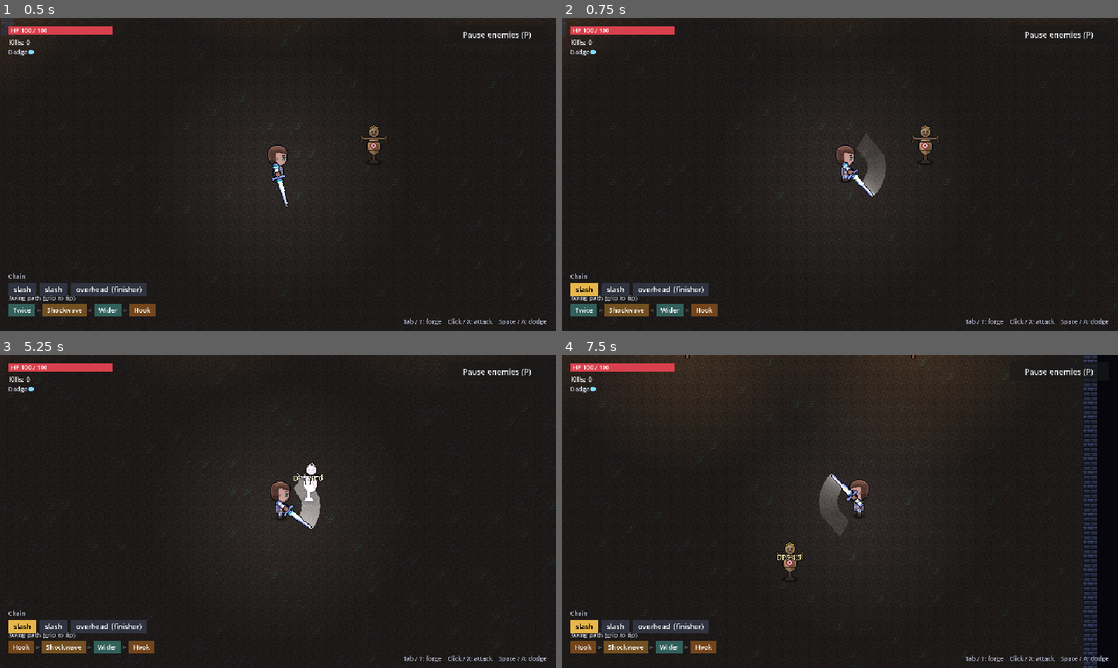
Above: before the commit, frames 1-4 (two rows, left to right).
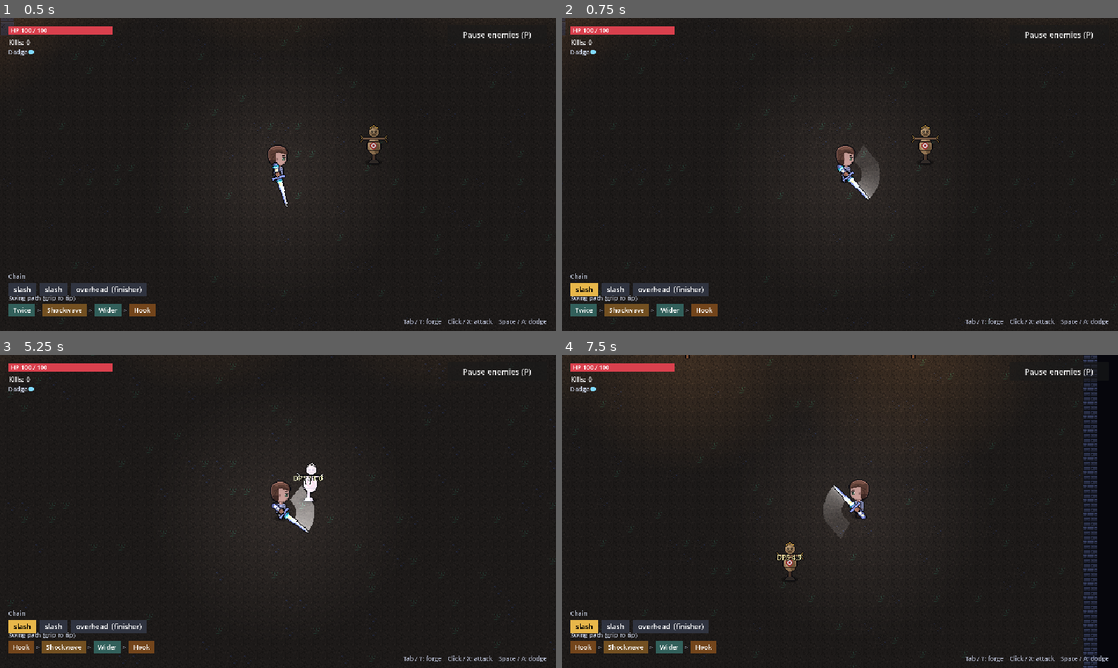
Above: after the commit, the same moments.

Repository: Durrannus/Modular-weapon-prototype
Game: Godot game, scene res://scenes/main.tscn
The game is run twice, just before and just after one commit, with the same random seed, the same clock (stepped at 60 frames per second) and the same inputs.
Inputs (mouse positions are in pixels of both pictures, inside the frame that each line leads up to):
- Up to frame 1 (0.5 s): no input
- Up to frame 2 (0.75 s): tap Enter (menu_place) at 0.5 s; move the mouse to (962, 158) at 0.52 s; hold D (move_right) from 0.53 s (still down); click (962, 158) at 0.6 s
- Up to frame 3 (5.25 s): move the mouse to (166, 527) at 1.27 s; release D (move_right) at 1.28 s; hold Escape (menu_back) 1.28-2.03 s; tap Tab (build) at 1.35 s; tap Space (dash) at 2, 2.1, 4.25 s; move the mouse to (333, 442) at 2.02 s; hold D (move_right) 2.03-2.78 s; move the mouse to (250, 574) at 2.77 s; hold W (move_up) 2.78-3.53 s; tap P (toggle_spawning) at 2.85 s; click (250, 574) at 2.92 s; tap Enter (menu_place) at 3.5 s; move the mouse to (444, 558) at 3.52 s; hold A (move_left) 3.53-5.03 s; tap Shift at 3.6 s; move the mouse to (111, 464) at 4.27 s; tap Backspace at 4.35 s; move the mouse to (305, 511) at 5.02 s; hold Escape (menu_back) from 5.03 s (still down); tap 1 at 5.1 s; click (305, 511) at 5.17 s
- Up to frame 4 (7.5 s): move the mouse to (756, 433) at 5.77 s; release Escape (menu_back) at 5.78 s; hold D (move_right) 5.78-6.53 s; tap 2 at 5.85 s; move the mouse to (962, 495) at 6.52 s; hold W (move_up) 6.53-7.28 s; tap T at 6.6 s; move the mouse to (728, 527) at 7.27 s; hold D (move_right) from 7.28 s (still down); click (728, 527) at 7.35 s

Frame 1 is identical in both runs. In frame 2, 0.5% of the frame differs, in the area x 49-59%, y 43-59%; in frame 3, 0.5%, in the area x 48-58%, y 38-57%; in frame 4, 0.5%.

Commit message:
Hand stays at the body's hand; the sword turns at the wrist
Co-Authored-By: Claude Opus 5.5 <noreply@anthropic.com>
Claude-Session: https://claude.ai/code/session_01PcDKVkPofzbtLy82C9TbQ8

Diff:
--- a/scripts/player.gd
+++ b/scripts/player.gd
@@ -844,7 +844,10 @@
 		rel = end_a + side * 0.18 * sin(minf(k / 0.12, 1.0) * PI) * (1.0 if anim_move != "stab" and anim_move != "lunge" else 0.0)
 		arm = lerpf(float(curve[3]), 14.0, clampf(k / 0.2, 0.0, 1.0))
 	var angle := anim_dir.angle() + rel
-	return [angle, SHOULDER + Vector2.RIGHT.rotated(angle) * arm, sweeping]
+	# The hand stays at the body's own hand (there's no arm art): it only reaches
+	# a little toward the swing, and the sword turns at the wrist.
+	var reach := clampf((arm - 12.0) * 0.6, -2.0, 8.0)
+	return [angle, _hand_point() + anim_dir * reach, sweeping]
 
 
 ## Resting pose: the sword lowered at the side, by the hand on the body sprite.
